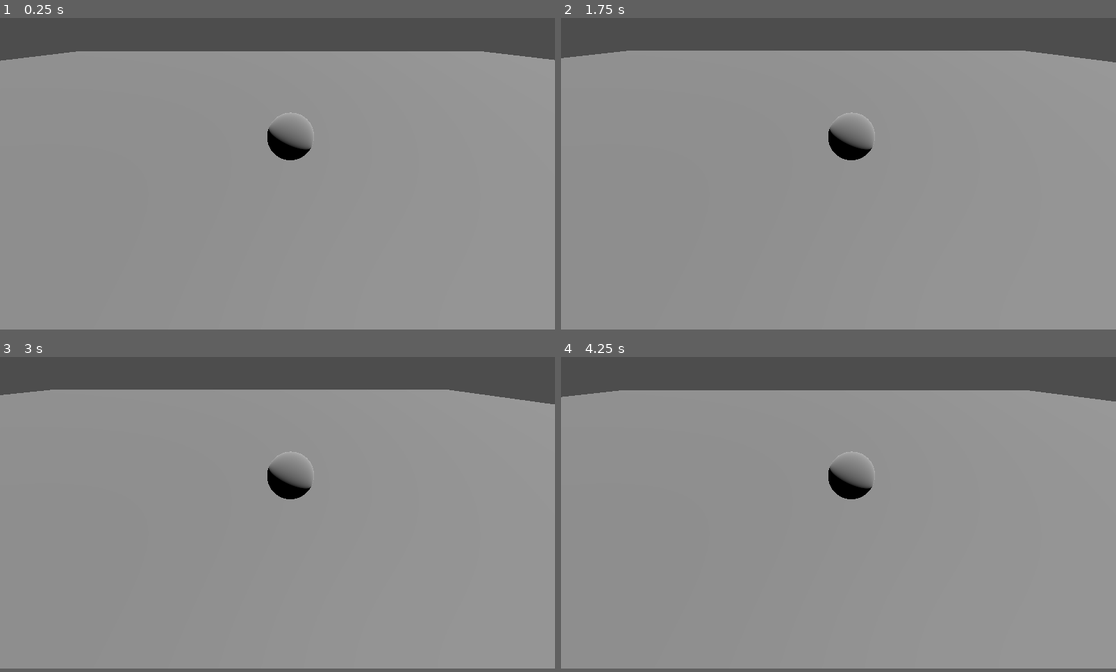
Above: before the commit, frames 1-4 (two rows, left to right).
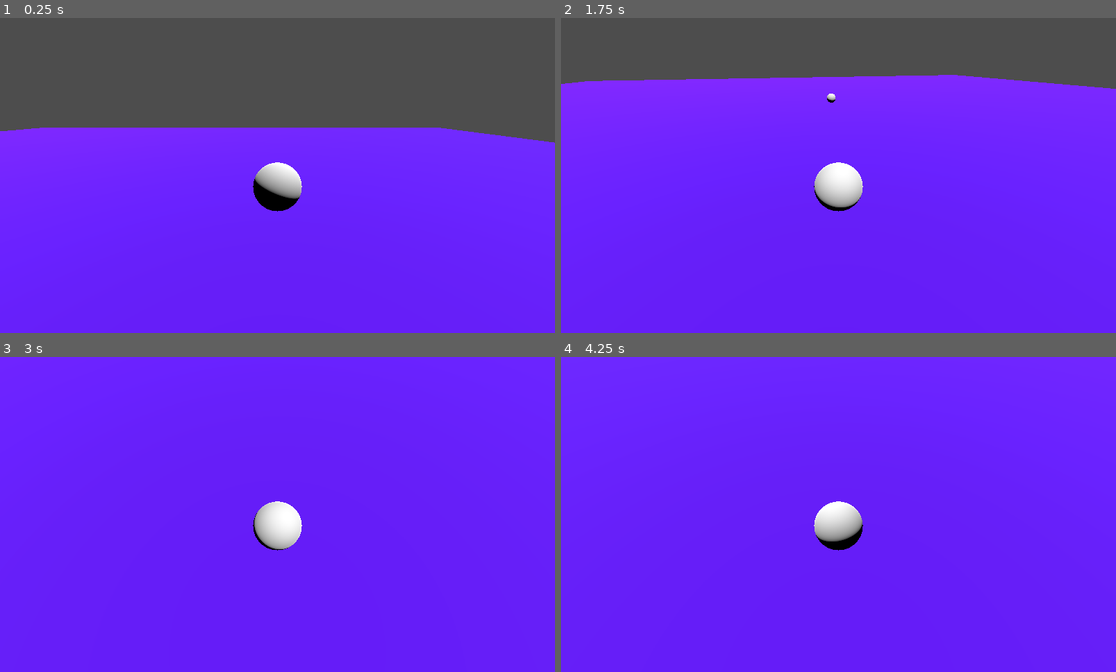
Above: after the commit, the same moments.

Repository: JojoMakesGames/Rogue-Bot
Game: Godot game, scene res://Scenes/Tests/Test_Robot_Walk.tscn
Same seed, same stepped clock (60 frames per second), same inputs: the game is played once before the commit and once after it.
Inputs (mouse positions are in pixels of both pictures, inside the frame that each line leads up to):
- Up to frame 1 (0.25 s): no input
- Up to frame 2 (1.75 s): tap Enter (ui_accept) at 0.5, 0.6 s; move the mouse to (960, 159) at 0.52 s; hold Right (right) 0.53-1.28 s; tap Space (jump) at 0.77, 1.07, 1.52, 1.55 s; tap E (hack, bound only after the commit) at 0.8, 1.35 s; move the mouse to (727, 188) at 1.27 s; hold S (down) from 1.28 s (still down)
- Up to frame 3 (3 s): tap Space (jump) at 1.82 s; move the mouse to (333, 445) at 2.02 s; release S (down) at 2.03 s; hold Right (right) 2.03-2.78 s; hold Space (jump) 2.03-2.78 s; tap Enter (ui_accept) at 2.3, 2.85 s; move the mouse to (249, 574) at 2.77 s; hold Up (ui_up) from 2.78 s (still down)
- Up to frame 4 (4.25 s): tap Space (jump) at 3.02, 3.32 s; tap E (hack, bound only after the commit) at 3.05, 3.6 s; move the mouse to (1005, 558) at 3.52 s; release Up (ui_up) at 3.53 s; hold Left (left) from 3.53 s (still down); hold Space (jump) from 3.53 s (still down)
In our replay, the window is 799x449 before the commit and 799x454 after it. These sizes can differ from the game's own. Grey fills any space a smaller window leaves; there, only what the larger window draws over its background counts as a difference.

The runs differ from the first frame. In frame 1, 88% of the frame differs, in the area x 0-100%, y 10-99%; in frame 2, 88%; in frame 3, 99%, in the area x 0-100%, y 0-99%; in frame 4, 99%.

Commit message:
Allow possession (#3)
Add in possession mechanic

Diff:
--- /dev/null
+++ b/Scenes/Player/Car.tscn
@@ -0,0 +1,14 @@
+[gd_scene load_steps=3 format=3 uid="uid://unkgibbg86cw"]
+
+[sub_resource type="BoxShape3D" id="BoxShape3D_1gskn"]
+
+[sub_resource type="BoxMesh" id="BoxMesh_r8xo1"]
+size = Vector3(1, 1, 3)
+
+[node name="Car" type="VehicleBody3D"]
+
+[node name="CollisionShape3D" type="CollisionShape3D" parent="."]
+shape = SubResource("BoxShape3D_1gskn")
+
+[node name="MeshInstance3D" type="MeshInstance3D" parent="."]
+mesh = SubResource("BoxMesh_r8xo1")
--- /dev/null
+++ b/Scenes/Player/PlayerRobot.tscn
@@ -0,0 +1,41 @@
+[gd_scene load_steps=7 format=3 uid="uid://evj67m3f7pbo"]
+
+[ext_resource type="Script" path="res://Scripts/StateMachine/player_robot.gd" id="1_ui6sl"]
+[ext_resource type="PackedScene" uid="uid://by3pyjr8x63kb" path="res://Scenes/Player/player_robot_state_machine.tscn" id="2_304l3"]
+
+[sub_resource type="SphereShape3D" id="SphereShape3D_5qk8t"]
+
+[sub_resource type="StandardMaterial3D" id="StandardMaterial3D_k0myy"]
+resource_local_to_scene = true
+
+[sub_resource type="SphereMesh" id="SphereMesh_qunvm"]
+resource_local_to_scene = true
+material = SubResource("StandardMaterial3D_k0myy")
+
+[sub_resource type="SphereShape3D" id="SphereShape3D_oub35"]
+
+[node name="PlayerRobot" type="CharacterBody3D"]
+collision_mask = 7
+script = ExtResource("1_ui6sl")
+SPEED = 5.0
+JUMP_VELOCITY = 4.0
+
+[node name="CollisionShape3D" type="CollisionShape3D" parent="."]
+shape = SubResource("SphereShape3D_5qk8t")
+
+[node name="StateMachine" parent="." node_paths=PackedStringArray("player") instance=ExtResource("2_304l3")]
+player = NodePath("..")
+
+[node name="MeshInstance3D" type="MeshInstance3D" parent="."]
+mesh = SubResource("SphereMesh_qunvm")
+
+[node name="Camera3D" type="Camera3D" parent="."]
+transform = Transform3D(1, 0, 0, 0, 0.948412, 0.31704, 0, -0.31704, 0.948412, 0, 1.56849, 3.95809)
+
+[node name="DetectionArea" type="Area3D" parent="."]
+collision_layer = 4
+collision_mask = 7
+
+[node name="CollisionShape3D" type="CollisionShape3D" parent="DetectionArea"]
+transform = Transform3D(4, 0, 0, 0, 4, 0, 0, 0, 4, 0, 0, 0)
+shape = SubResource("SphereShape3D_oub35")
--- a/Scenes/Player/Player_Robot.tscn
+++ /dev/null
@@ -1,41 +0,0 @@
-[gd_scene load_steps=7 format=3 uid="uid://iixcyb6kbowu"]
-
-[ext_resource type="Script" path="res://Scenes/Player/Player_Robot.gd" id="1_tdxbd"]
-
-[sub_resource type="SphereShape3D" id="SphereShape3D_iyqh7"]
-radius = 1.0
-
-[sub_resource type="ORMMaterial3D" id="ORMMaterial3D_rmbk4"]
-
-[sub_resource type="SphereMesh" id="SphereMesh_6tlrr"]
-material = SubResource("ORMMaterial3D_rmbk4")
-radius = 1.0
-height = 2.0
-
-[sub_resource type="SphereMesh" id="SphereMesh_kqque"]
-
-[sub_resource type="SphereMesh" id="SphereMesh_r3rhh"]
-
-[node name="Player_Robot" type="CharacterBody3D"]
-script = ExtResource("1_tdxbd")
-
-[node name="CollisionShape3D" type="CollisionShape3D" parent="."]
-shape = SubResource("SphereShape3D_iyqh7")
-
-[node name="Body" type="MeshInstance3D" parent="."]
-mesh = SubResource("SphereMesh_6tlrr")
-skeleton = NodePath("")
-
-[node name="Node" type="Node3D" parent="."]
-transform = Transform3D(-0.288648, 0, 0.957435, 0, 1, 0, -0.957435, 0, -0.288648, 0, -0.482752, 0)
-visible = false
-
-[node name="RightEye" type="MeshInstance3D" parent="Node"]
-transform = Transform3D(1, 0, 0, 0, 1, 0, 0, 0, 1, 0, 1.69676, 0.700185)
-mesh = SubResource("SphereMesh_kqque")
-skeleton = NodePath("../..")
-
-[node name="LeftEye" type="MeshInstance3D" parent="Node"]
-transform = Transform3D(1, 0, 0, 0, 1, 0, 0, 0, 1, 0, 1.5662, -0.760278)
-mesh = SubResource("SphereMesh_r3rhh")
-skeleton = NodePath("../RightEye")
--- a/Scenes/Player/player_camera.gd
+++ /dev/null
@@ -1,12 +0,0 @@
-extends Camera3D
-
-var player_robot = $Player_Robot
-
-
-# Called when the node enters the scene tree for the first time.
-func _ready():
-	pass
-
-
-# Called every frame. 'delta' is the elapsed time since the previous frame.
-func _process(delta):
--- /dev/null
+++ b/Scenes/Player/player_robot_state_machine.tscn
@@ -0,0 +1,26 @@
+[gd_scene load_steps=6 format=3 uid="uid://by3pyjr8x63kb"]
+
+[ext_resource type="Script" path="res://Scripts/StateMachine/player_robot_state_machine.gd" id="1_wcs3l"]
+[ext_resource type="Script" path="res://Scripts/StateMachine/SubStates/player_idle_state.gd" id="2_ktofj"]
+[ext_resource type="Script" path="res://Scripts/StateMachine/SubStates/player_moving_script.gd" id="3_rr1rt"]
+[ext_resource type="Script" path="res://Scripts/StateMachine/SubStates/player_jumping_state.gd" id="4_tmsxr"]
+[ext_resource type="Script" path="res://Scripts/StateMachine/SuperStates/player_in_air_state.gd" id="5_ss44e"]
+
+[node name="PlayerRobotStateMachine" type="Node" node_paths=PackedStringArray("idle", "moving", "jumping", "in_air")]
+script = ExtResource("1_wcs3l")
+idle = NodePath("PlayerIdleState")
+moving = NodePath("PlayerMovingState")
+jumping = NodePath("PlayerJumpingState")
+in_air = NodePath("PlayerInAirState")
+
+[node name="PlayerIdleState" type="Node3D" parent="."]
+script = ExtResource("2_ktofj")
+
+[node name="PlayerMovingState" type="Node3D" parent="."]
+script = ExtResource("3_rr1rt")
+
+[node name="PlayerJumpingState" type="Node3D" parent="."]
+script = ExtResource("4_tmsxr")
+
+[node name="PlayerInAirState" type="Node3D" parent="."]
+script = ExtResource("5_ss44e")
--- a/Scenes/Tests/Test_Robot_Walk.tscn
+++ b/Scenes/Tests/Test_Robot_Walk.tscn
@@ -1,28 +1,42 @@
-[gd_scene load_steps=4 format=3 uid="uid://cqba1gi0fi5wk"]
+[gd_scene load_steps=7 format=3 uid="uid://bgsles7y11rwc"]
 
-[ext_resource type="PackedScene" uid="uid://iixcyb6kbowu" path="res://Scenes/Player/Player_Robot.tscn" id="1_uo2fu"]
+[ext_resource type="PackedScene" uid="uid://evj67m3f7pbo" path="res://Scenes/Player/PlayerRobot.tscn" id="1_mc7p2"]
+[ext_resource type="Script" path="res://Scripts/StateMachine/player.gd" id="1_otp8b"]
+[ext_resource type="PackedScene" uid="uid://unkgibbg86cw" path="res://Scenes/Player/Car.tscn" id="3_sbjw1"]
 
-[sub_resource type="BoxShape3D" id="BoxShape3D_i31tc"]
-size = Vector3(100, 1, 100)
+[sub_resource type="WorldBoundaryShape3D" id="WorldBoundaryShape3D_75g6m"]
 
-[sub_resource type="BoxMesh" id="BoxMesh_08o06"]
-size = Vector3(100, 1, 100)
+[sub_resource type="StandardMaterial3D" id="StandardMaterial3D_6o48s"]
+albedo_color = Color(0.396078, 0.0470588, 1, 1)
+
+[sub_resource type="PlaneMesh" id="PlaneMesh_kax53"]
+material = SubResource("StandardMaterial3D_6o48s")
+size = Vector2(100, 100)
 
 [node name="Node3D" type="Node3D"]
 
+[node name="PlayerRobot2" parent="." instance=ExtResource("1_mc7p2")]
+transform = Transform3D(1, 0, 0, 0, 1, 0, 0, 0, 1, -9.21816, 2.98003, 0)
+
 [node name="StaticBody3D" type="StaticBody3D" parent="."]
+collision_layer = 2
 
 [node name="CollisionShape3D" type="CollisionShape3D" parent="StaticBody3D"]
-shape = SubResource("BoxShape3D_i31tc")
+transform = Transform3D(5, 0, 0, 0, 5, 0, 0, 0, 5, 0, 0, 0)
+shape = SubResource("WorldBoundaryShape3D_75g6m")
 
 [node name="MeshInstance3D" type="MeshInstance3D" parent="StaticBody3D"]
-mesh = SubResource("BoxMesh_08o06")
-
-[node name="Player_Robot" parent="." instance=ExtResource("1_uo2fu")]
-transform = Transform3D(1, 0, 0, 0, 1, 0, 0, 0, 1, 0, 1.85452, 0)
-
-[node name="Camera3D2" type="Camera3D" parent="Player_Robot"]
-transform = Transform3D(1, 0, 0, 0, 0.810839, 0.585269, 0, -0.585269, 0.810839, -0.554488, 3.82149, 7.99452)
+mesh = SubResource("PlaneMesh_kax53")
 
 [node name="DirectionalLight3D" type="DirectionalLight3D" parent="."]
 transform = Transform3D(0.925831, -0.0248368, 0.377121, -0.377938, -0.0608425, 0.92383, 7.44383e-18, -0.997838, -0.0657166, 0, 3.79025, 31.5465)
+
+[node name="Node3D" type="Node3D" parent="." node_paths=PackedStringArray("hacked_object")]
+script = ExtResource("1_otp8b")
+hacked_object = NodePath("../PlayerRobot")
+
+[node name="Car" parent="." instance=ExtResource("3_sbjw1")]
+transform = Transform3D(1, 0, 0, 0, 1, 0, 0, 0, 1, 0, 2.71056, 0)
+
+[node name="PlayerRobot" parent="." instance=ExtResource("1_mc7p2")]
+transform = Transform3D(1, 0, 0, 0, 1, 0, 0, 0, 1, 9.26309, 3.69914, 0)
--- a/StateMachine/SubStates/player_idle_state.gd
+++ b/Scripts/StateMachine/SubStates/player_idle_state.gd
@@ -11,8 +11,7 @@
 
 func handle_input(delta):
 	super.handle_input(delta)
-	x_input = Input.is_action_pressed("move_left") or Input.is_action_pressed("move_right")
-	if player.is_on_floor() and x_input:
+	if player.is_on_floor() and Input.get_vector("left", "right", "up", "down") != Vector2.ZERO:
 		state_machine.change_state(state_machine.moving)
 	elif !player.is_on_floor():
 		state_machine.change_state(state_machine.in_air)
--- /dev/null
+++ b/Scripts/StateMachine/SubStates/player_moving_script.gd
@@ -0,0 +1,31 @@
+extends PlayerGroundedState
+class_name PlayerMovingState
+
+var input_dir: Vector2:
+	get:
+		return Input.get_vector("left", "right", "up", "down")
+
+var direction
+
+
+func physics_update(delta):
+	super.physics_update(delta)
+	if direction:
+		player.velocity.x = direction.x * player.SPEED
+		player.velocity.z = direction.z * player.SPEED
+	else:
+		player.velocity.x = move_toward(player.velocity.x, 0, player.SPEED)
+		player.velocity.z = move_toward(player.velocity.z, 0, player.SPEED)
+
+	player.move_and_slide()
+
+
+func handle_input(delta):
+	super.handle_input(delta)
+	var forward = player.global_transform.basis.z
+	var right = player.global_transform.basis.x
+	direction = (forward * input_dir.y + right * input_dir.x).normalized()
+	if player.velocity == Vector3.ZERO and direction == Vector3.ZERO:
+		state_machine.change_state(state_machine.idle)
+	if !player.is_on_floor():
+		state_machine.change_state(state_machine.in_air)
--- a/Scenes/Player/Player_Robot.gd
+++ b/Scripts/StateMachine/SubStates/test.gd
@@ -1,4 +1,5 @@
 extends CharacterBody3D
+
 
 const SPEED = 5.0
 const JUMP_VELOCITY = 4.5
@@ -13,12 +14,12 @@
 		velocity.y -= gravity * delta
 
 	# Handle Jump.
-	if Input.is_action_just_pressed("jump") and is_on_floor():
+	if Input.is_action_just_pressed("ui_accept") and is_on_floor():
 		velocity.y = JUMP_VELOCITY
 
 	# Get the input direction and handle the movement/deceleration.
 	# As good practice, you should replace UI actions with custom gameplay actions.
-	var input_dir = Input.get_vector("left", "right", "up", "down")
+	var input_dir = Input.get_vector("ui_left", "ui_right", "ui_up", "ui_down")
 	var direction = (transform.basis * Vector3(input_dir.x, 0, input_dir.y)).normalized()
 	if direction:
 		velocity.x = direction.x * SPEED
--- a/StateMachine/SuperStates/player_ability_state.gd
+++ b/Scripts/StateMachine/SuperStates/player_ability_state.gd
@@ -1,4 +1,4 @@
-extends PlayerState
+extends PlayerRobotState
 class_name PlayerAbilityState
 
 var is_ability_done: bool
@@ -9,7 +9,6 @@
 
 func handle_input(delta):
 	super.handle_input(delta)
-	print_debug("is_ability_done: ", is_ability_done)
 	if is_ability_done:
 		if player.is_on_floor() and player.velocity.y > -0.01:
 			state_machine.change_state(state_machine.idle)
--- /dev/null
+++ b/Scripts/StateMachine/SuperStates/player_grounded_state.gd
@@ -0,0 +1,13 @@
+extends PlayerRobotState
+class_name PlayerGroundedState
+
+func enter():
+	super.enter()
+	state_machine.jumping.reset_jumps()
+
+func handle_input(delta):
+	super.handle_input(delta)
+	if Input.is_action_just_pressed("jump"):
+		state_machine.change_state(state_machine.jumping)
+	elif !player.is_on_floor():
+		state_machine.change_state(state_machine.in_air)
--- a/StateMachine/SuperStates/player_in_air_state.gd
+++ b/Scripts/StateMachine/SuperStates/player_in_air_state.gd
@@ -1,7 +1,7 @@
-extends PlayerState
+extends PlayerRobotState
 class_name PlayerInAirState
 
-var direction: float
+var direction: Vector3
 var is_jumping: bool
 var cut_jump: bool
 var time_since_jump: int
@@ -11,24 +11,27 @@
 
 func physics_update(delta):
 	super.physics_update(delta)
-	check_jump_multiplier()
-	gravity = player.gravity * 1.5 if player.velocity.y > 0 else player.gravity
-	player.velocity.y += gravity * delta
-	direction = Input.get_axis("move_left", "move_right")
-	player.velocity.x = move_toward(player.velocity.x, direction * player.SPEED, player.SPEED)
+	player.velocity.y -= player.gravity * delta
+	if direction:
+		player.velocity.x = direction.x * player.SPEED
+		player.velocity.z = direction.z * player.SPEED
+	else:
+		player.velocity.x = move_toward(player.velocity.x, 0, player.SPEED)
+		player.velocity.z = move_toward(player.velocity.z, 0, player.SPEED)
+
 
 	player.move_and_slide()
 
 func handle_input(delta):
+	var input_dir = Input.get_vector("left", "right", "up", "down")
+	var forward = player.global_transform.basis.z
+	var right = player.global_transform.basis.x
+	direction = (forward * input_dir.y + right * input_dir.x).normalized()
 	super.handle_input(delta)
 	if player.is_on_floor():
 		state_machine.change_state(state_machine.idle)
-	elif Input.is_action_just_pressed("shoot") and state_machine.shooting.check_can_shoot(Time.get_ticks_msec()):
-		state_machine.change_state(state_machine.shooting)
 	elif Input.is_action_just_pressed("jump") and state_machine.jumping.can_jump():
 		state_machine.change_state(state_machine.jumping)
-	elif Input.is_action_just_pressed("glaive_dash") and state_machine.glaive_dashing.can_dash():
-		state_machine.change_state(state_machine.glaive_dashing)
 
 
 func check_jump_multiplier():
--- /dev/null
+++ b/Scripts/StateMachine/player.gd
@@ -0,0 +1,55 @@
+extends Node3D
+class_name Player
+
+@export var hacked_object: PhysicsBody3D
+var mouse_delta: Vector2
+var camera: Camera3D
+var current_scan: Node3D
+
+func _ready():
+	hacked_object.hacked = true
+	camera = hacked_object.get_node("Camera3D")
+	camera.make_current()
+	Input.set_mouse_mode(Input.MOUSE_MODE_CAPTURED)
+
+func _physics_process(_delta):
+	scan_for_hackables()
+
+func _process(delta):
+	hacked_object.rotation_degrees.x -= mouse_delta.y * 10.0 * delta
+	hacked_object.rotation_degrees.x = clamp(hacked_object.rotation_degrees.x, -90, 90)
+
+	hacked_object.rotation_degrees.y -= mouse_delta.x * 10.0 * delta
+	mouse_delta = Vector2()
+
+func _input(event):
+	if event is InputEventMouseMotion:
+		mouse_delta = event.relative
+
+
+func change_hacked_object(new_hacked_object: Node3D):
+	hacked_object.hacked = false
+	new_hacked_object.look_at(hacked_object.position)
+	hacked_object = new_hacked_object
+	hacked_object.hacked = true
+	hacked_object.mesh.mesh.material.albedo_color = hacked_object.base_color
+	camera = new_hacked_object.get_node("Camera3D")
+	camera.make_current()
+
+func scan_for_hackables():
+	var space_state = get_world_3d().direct_space_state
+	var forward = hacked_object.global_transform.basis.z * -1000
+	var query = PhysicsRayQueryParameters3D.create(hacked_object.position, forward)
+	query.set_collision_mask(4)
+	query.collide_with_areas = true
+	query.collide_with_bodies = false
+	var result = space_state.intersect_ray(query)
+	if "collider" in result:
+		current_scan = result["collider"].get_parent() as Node3D
+		var mesh: Mesh = current_scan.mesh.mesh
+		mesh.material.albedo_color = Color(255,0,0)
+		if Input.is_action_just_pressed("hack"):
+			change_hacked_object(current_scan)
+	elif current_scan:
+		current_scan.mesh.mesh.material.albedo_color = current_scan.base_color
+		current_scan = null
--- /dev/null
+++ b/Scripts/StateMachine/player_robot.gd
@@ -0,0 +1,25 @@
+extends CharacterBody3D
+
+class_name PlayerRobot
+
+@onready var state_machine: PlayerRobotStateMachine = $StateMachine
+@onready var mesh: MeshInstance3D = $MeshInstance3D
+@onready var base_color: Color = mesh.mesh.material.albedo_color
+var gravity = ProjectSettings.get_setting("physics/3d/default_gravity")
+
+@export var SPEED: float
+@export var JUMP_VELOCITY: float
+@export var acceleration: float
+
+@export var hacked: bool
+
+func _physics_process(delta):
+	if hacked:
+		state_machine.state.physics_update(delta)
+	elif not is_on_floor():
+		velocity.y -= gravity * delta
+		move_and_slide()
+
+func _process(delta):
+	if hacked:
+		state_machine.state.handle_input(delta)
--- /dev/null
+++ b/Scripts/StateMachine/player_robot_state.gd
@@ -0,0 +1,2 @@
+extends PlayerState
+class_name PlayerRobotState
--- /dev/null
+++ b/Scripts/StateMachine/player_robot_state_machine.gd
@@ -0,0 +1,25 @@
+extends PlayerStateMachine
+
+class_name PlayerRobotStateMachine
+
+@export var idle: PlayerIdleState
+@export var moving: PlayerMovingState
+@export var jumping: PlayerJumpingState
+@export var in_air: PlayerInAirState
+
+@export var player: PlayerRobot
+
+func _ready():
+	state = get_child(0) as PlayerRobotState
+	state.state_machine = self
+	state.player = player
+	state.enter()
+
+func change_state(new_state: PlayerRobotState):
+	state.exit()
+	state = new_state
+	if !state.state_machine:
+		state.state_machine = self
+	if !state.player:
+		state.player = self.player
+	state.enter()
--- a/StateMachine/player_state.gd
+++ b/Scripts/StateMachine/player_state.gd
@@ -1,16 +1,14 @@
-extends Node2D
+extends Node3D
 class_name PlayerState
 
 
 var start_time: int
-var player: Player
+var player
 var state_machine: PlayerStateMachine
-var can_shoot: bool:
-	get: return state_machine.shooting.can_shoot
+
 
 func enter():
 	start_time = Time.get_ticks_msec()
-	print_debug("Enter State: ",get_class())
 
 func exit():
 	pass
--- /dev/null
+++ b/Scripts/StateMachine/player_state_machine.gd
@@ -0,0 +1,6 @@
+extends Node
+
+class_name PlayerStateMachine
+const DEBUG = true
+
+var state: PlayerState
--- /dev/null
+++ b/Scripts/possessable_object.gd
@@ -0,0 +1,3 @@
+extends PhysicsBody3D
+
+class_name PossessableObject
--- a/StateMachine/SubStates/player_glaive_dash_state.gd
+++ /dev/null
@@ -1,23 +0,0 @@
-extends PlayerAbilityState
-class_name PlayerGlaiveDashState
-
-@export var dash_speed: float = 400
-var target: Node2D
-
-func physics_update(delta):
-	super.physics_update(delta)
-	#var direction = Vector2.ZERO
-	#var tween = player.create_tween()
-	#tween.tween_property(player, "position", target.position, .1)
-	is_ability_done = true
-	if !target:
-		is_ability_done = true
-	else:
-		player.global_position = player.global_position.lerp(target.global_position.x * Vector2.RIGHT, 1)
-		#player.y = player.position.lerp(target.position.y * Vector2.UP, 1)
-
-func can_dash():
-	return target != null and target.is_returning()
-
-func set_target(target: Node2D):
-	self.target = target
--- a/StateMachine/SubStates/player_moving_script.gd
+++ /dev/null
@@ -1,30 +0,0 @@
-extends PlayerGroundedState
-class_name PlayerMovingState
-
-var direction: float:
-	get:
-		return Input.get_axis("move_left", "move_right")
-
-func enter():
-	super.enter()
-
-func exit():
-	super.exit()
-
-func do_checks():
-	super.do_checks()
-
-func physics_update(delta):
-	super.physics_update(delta)
-	direction = Input.get_axis("move_left", "move_right")
-	player.velocity.x = move_toward(player.velocity.x, direction * player.SPEED, player.acceleration)
-
-	player.move_and_slide()
-
-
-func handle_input(delta):
-	super.handle_input(delta)
-	if player.velocity.x == 0 and direction == 0:
-		state_machine.change_state(state_machine.idle)
-	if !player.is_on_floor():
-		state_machine.change_state(state_machine.in_air)
--- a/StateMachine/SubStates/player_shooting_state.gd
+++ /dev/null
@@ -1,31 +0,0 @@
-extends PlayerAbilityState
-class_name PlayerShootingState
-
-@onready var GLAIVE = preload("res://Scenes/glaive.tscn")
-@export var number_of_shots: int = 1
-var shots_left: int = number_of_shots
-var start_shot: int
-
-func enter():
-	super.enter()
-	shots_left -= 1
-	var mouse_position = get_global_mouse_position()
-	var boomerang_container = player.get_node("GlaiveContainer")
-	print_debug("container position: ", boomerang_container.global_position)
-	var direction_to_mouse = player.global_position.direction_to(mouse_position)
-	start_shot = start_time
-	var glaive: Glaive = GLAIVE.instantiate()
-	glaive.init(direction_to_mouse, boomerang_container.global_position, start_time, player)
-	glaive.position = boomerang_container.global_position
-	player.owned_glaive = glaive
-	player.get_parent().add_child(glaive)
-	player.state_machine.glaive_dashing.set_target(glaive)
-
-	is_ability_done = true
-
-
-func check_can_shoot(current: int):
-	return current - start_shot > 500 and shots_left > 0
-
-func regain_shot():
-	shots_left += 1
--- a/StateMachine/SuperStates/player_grounded_state.gd
+++ /dev/null
@@ -1,20 +0,0 @@
-extends PlayerState
-class_name PlayerGroundedState
-
-func enter():
-	super.enter()
-	state_machine.jumping.reset_jumps()
-	print_debug("Enter Grounded State")
-
-func handle_input(delta):
-	super.handle_input(delta)
-	print_debug("Handling Input")
-	if Input.is_action_just_pressed("jump"):
-		state_machine.change_state(state_machine.jumping)
-	elif Input.is_action_pressed("shoot") and state_machine.shooting.check_can_shoot(Time.get_ticks_msec()):
-		state_machine.change_state(state_machine.shooting)
-	elif Input.is_action_just_released("glaive_dash") and state_machine.glaive_dashing.can_dash():
-		state_machine.change_state(state_machine.glaive_dashing)
-	elif !player.is_on_floor():
-		print_debug("Not on floor")
-		state_machine.change_state(state_machine.in_air)
--- a/StateMachine/player.gd
+++ /dev/null
@@ -1,17 +0,0 @@
-extends CharacterBody2D
-class_name Player
-
-@onready var state_machine = $StateMachine
-
-@export var SPEED: float
-@export var JUMP_VELOCITY: float
-@export var acceleration: float
-
-var gravity = ProjectSettings.get_setting("physics/2d/default_gravity")
-
-
-func _physics_process(delta):
-	state_machine.state.physics_update(delta)
-
-func _process(delta):
-	state_machine.state.handle_input(delta)
--- a/StateMachine/player_state_machine.gd
+++ /dev/null
@@ -1,31 +0,0 @@
-extends Node
-
-class_name PlayerStateMachine
-
-const DEBUG = true
-
-var state: PlayerState
-
-var player: Player
-@export var idle: PlayerIdleState
-@export var moving: PlayerMovingState
-@export var jumping: PlayerJumpingState
-@export var in_air: PlayerInAirState
-@export var shooting: PlayerShootingState
-@export var glaive_dashing: PlayerGlaiveDashState
-
-func _ready():
-	player = get_parent()
-	state = get_child(0) as PlayerState
-	state.state_machine = self
-	state.player = self.player
-	state.enter()
-
-func change_state(new_state: PlayerState):
-	state.exit()
-	state = new_state
-	if !state.state_machine:
-		state.state_machine = self
-	if !state.player:
-		state.player = player
-	state.enter()
--- a/project.godot
+++ b/project.godot
@@ -15,6 +15,10 @@
 config/features=PackedStringArray("4.0", "Forward Plus")
 config/icon="res://icon.svg"
 
+[display]
+
+window/size/viewport_width=2304
+window/size/viewport_height=1308
 
 [input]
 
@@ -47,3 +51,14 @@
 "events": [Object(InputEventKey,"resource_local_to_scene":false,"resource_name":"","device":-1,"window_id":0,"alt_pressed":false,"shift_pressed":false,"ctrl_pressed":false,"meta_pressed":false,"pressed":false,"keycode":0,"physical_keycode":32,"key_label":0,"unicode":32,"echo":false,"script":null)
 ]
 }
+hack={
+"deadzone": 0.5,
+"events": [Object(InputEventKey,"resource_local_to_scene":false,"resource_name":"","device":-1,"window_id":0,"alt_pressed":false,"shift_pressed":false,"ctrl_pressed":false,"meta_pressed":false,"pressed":false,"keycode":0,"physical_keycode":69,"key_label":0,"unicode":101,"echo":false,"script":null)
+]
+}
+
+[layer_names]
+
+3d_physics/layer_1="Player"
+3d_physics/layer_2="Ground"
+3d_physics/layer_3="DetectionZone"
Renamed: StateMachine/SubStates/player_jumping_state.gd -> Scripts/StateMachine/SubStates/player_jumping_state.gd
